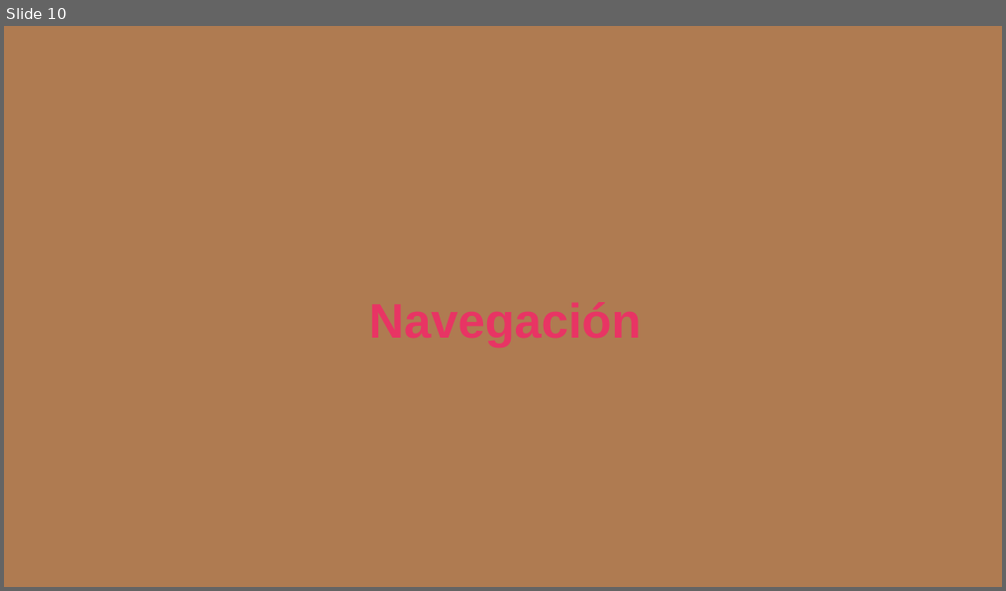
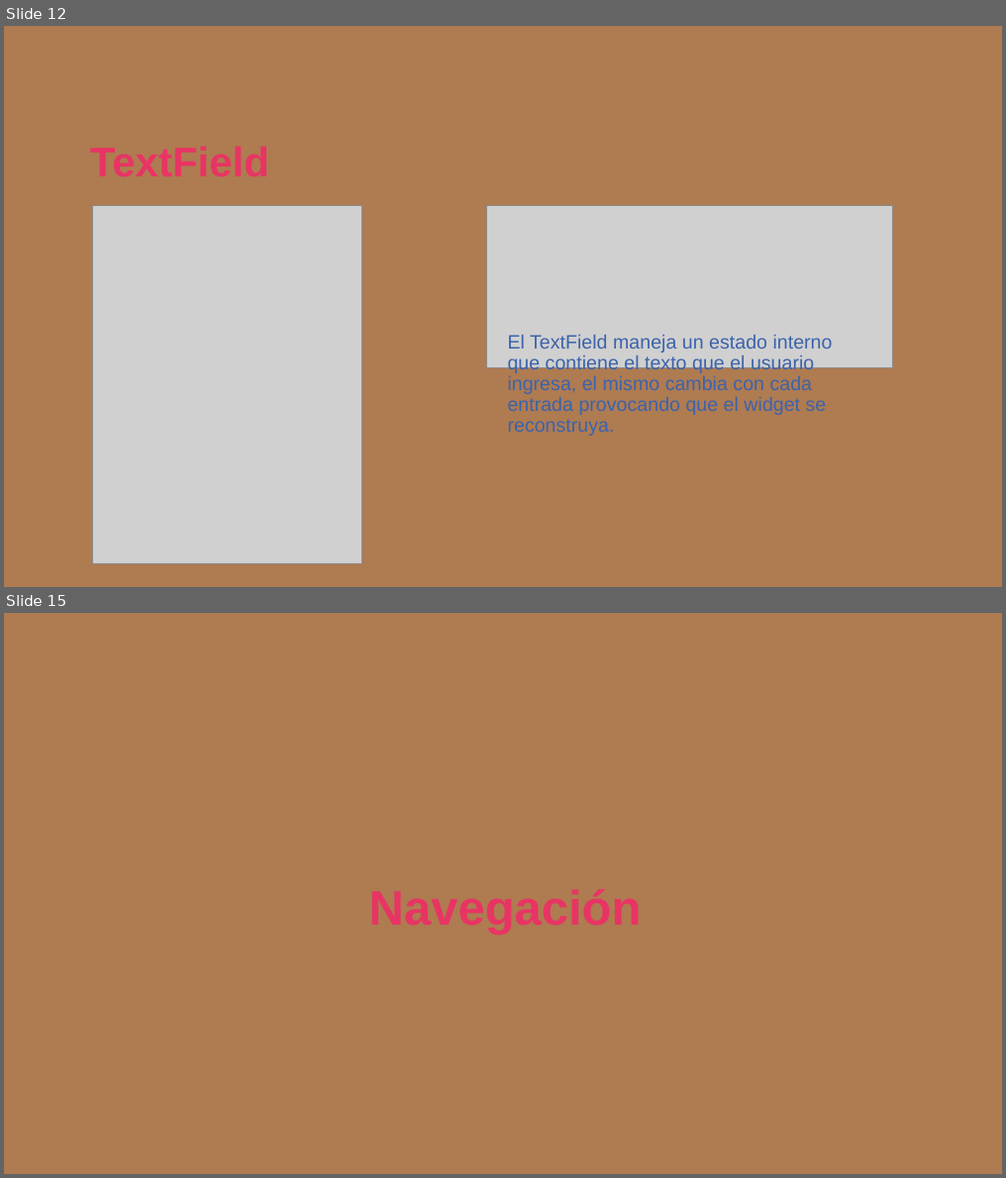
Before and after one commit to MISIONTIC-UN-2022/CICLO_IV, a slide deck: Componentes-teoricos/Slide móvil sesion 4 semana 2 .pptx. Shown one above the other, each under a label of ours: slide 10 before the commit, slides 12 and 15 after it; the slides between them are not shown. The pictures are 1006x591 and 1006x1178 pixels, drawn with LibreOffice and Linux fonts; fonts in the diff are those of the drawing; grey boxes stand for pictures; background and template pictures are left out. Boxes give left, top, right and bottom in pixels: in the first picture for what was removed or moved away, otherwise in the second. Text is boxed around its words. In the diff, an @@ line names an element or a change of style, - is before the commit and + after.

```diff
--- a/Componentes-teoricos/Slide móvil sesion 4 semana 2 .pptx
+++ b/Componentes-teoricos/Slide móvil sesion 4 semana 2 .pptx
@@ slide 12 added at [4, 26, 1002, 587], background picture (left out) @@
@@ text added at [83, 71, 906, 189], 30 pt, text #E83464, bold @@
+TextField
@@ picture added at [93, 205, 361, 564] @@
@@ picture added at [487, 205, 892, 368] @@
@@ text added at [508, 335, 833, 436], 14 pt, text #3C63AB @@
+El TextField maneja un estado interno que contiene el texto que el usuario ingresa, el mismo cambia con cada entrada provocando que el widget se reconstruya.
@@ what was slide 10 is now slide 15 @@
```
Also in this commit, not shown: 3 slides changed, 8 other slides added, 6 slides removed, 7 other files.
